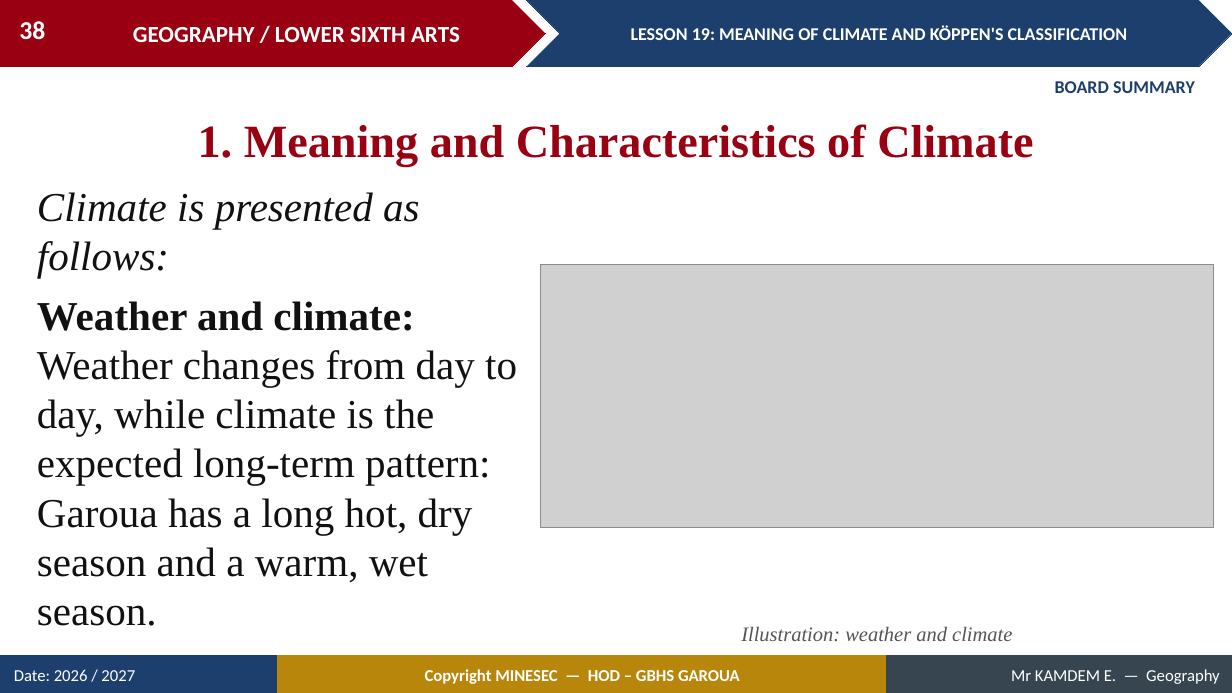
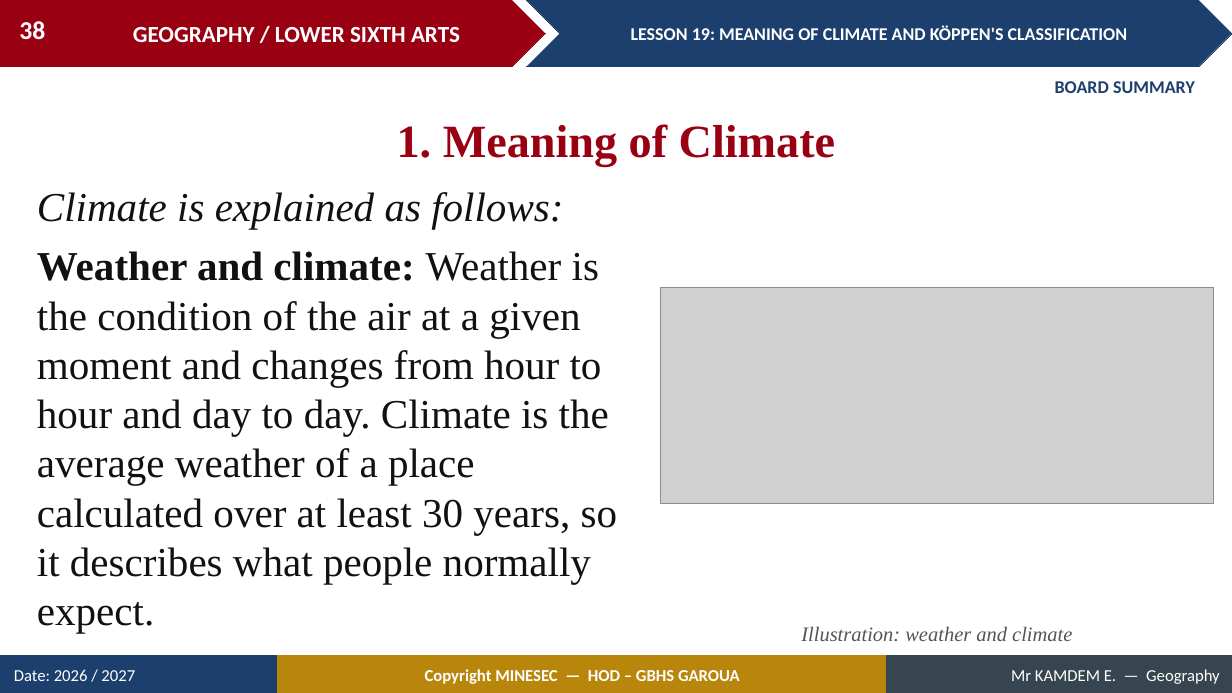
Before and after one commit to Berthautk/linea-github, a slide deck: slide 38 of lecons/LSA/Climatology/01_LSA_CLIM_L19_Meaning_of_Climate_and_K_ppen_s_Classification.pptx. Drawn at 1232x693 pixels with LibreOffice and Linux fonts; fonts in the diff are those of the drawing; grey boxes stand for pictures. Boxes give left, top, right and bottom in pixels: in the first picture for what was removed or moved away, otherwise in the second. Text is boxed around its words. In the diff, an @@ line names an element or a change of style, - is before the commit and + after.

```diff
--- a/lecons/LSA/Climatology/01_LSA_CLIM_L19_Meaning_of_Climate_and_K_ppen_s_Classification.pptx
+++ b/lecons/LSA/Climatology/01_LSA_CLIM_L19_Meaning_of_Climate_and_K_ppen_s_Classification.pptx
@@ text at (397,124,835,166): text changed @@
-1. Meaning and Characteristics of Climate
+1. Meaning of Climate
@@ text at (37,192,618,633): text changed @@
-Climate is presented as follows:
-Weather and climate: Weather changes from day to day, while climate is the expected long-term pattern: Garoua has a long hot, dry season and a warm, wet season.
+Climate is explained as follows:
+Weather and climate: Weather is the condition of the air at a given moment and changes from hour to hour and day to day. Climate is the average weather of a place calculated over at least 30 years, so it describes what people normally expect.
@@ picture: place and size @@
-picture at (541,264,1214,527)
+picture at (661,288,1214,505)
@@ text "Illustration: weather and climate": place and size @@
-text "Illustration: weather and climate" at (741,626,1012,641)
+text "Illustration: weather and climate" at (801,626,1072,641)
```
Also in this commit, not shown: 13 other slides changed, 10 slides added, 4 slides removed, 4 other files.
